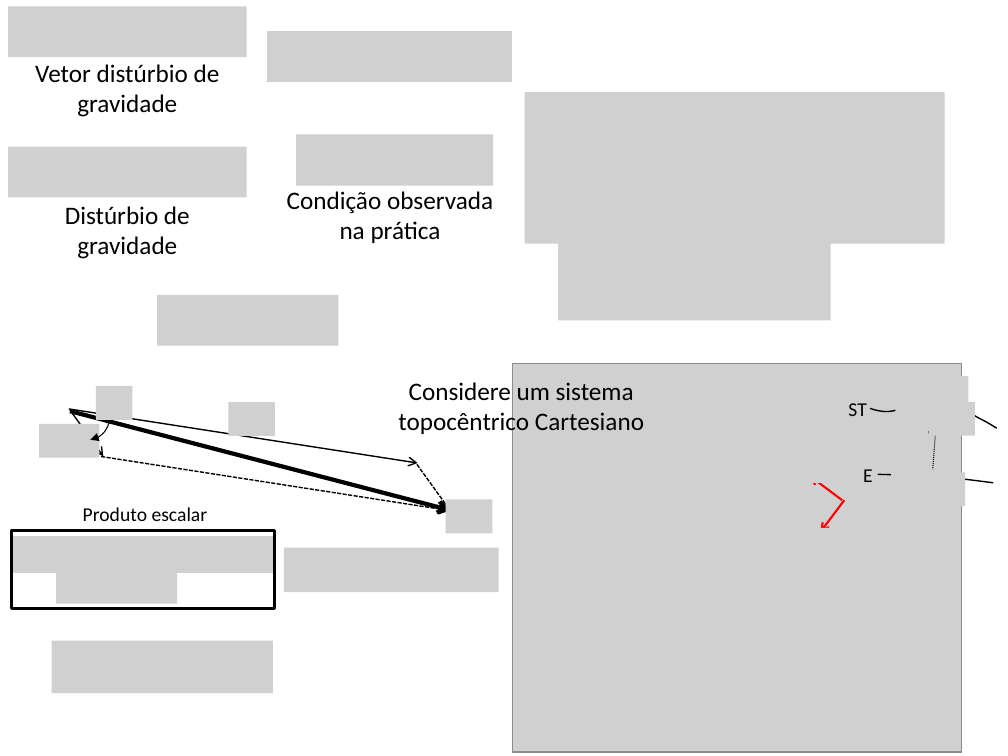
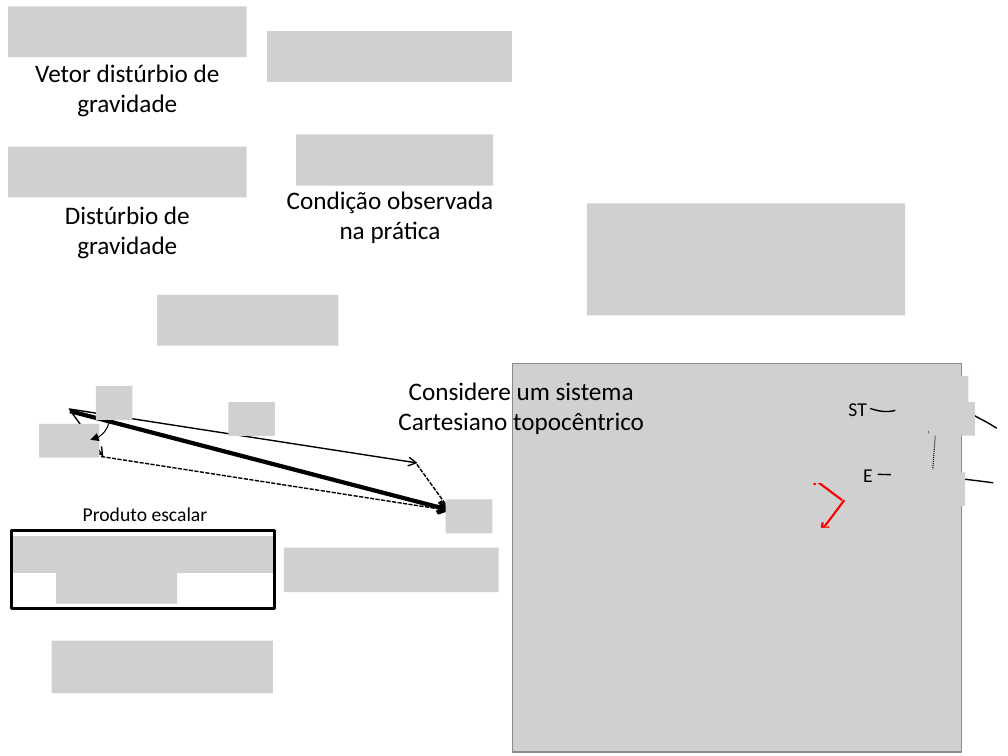
Before and after one commit to pinga-lab/CE-VII-SimBGf-2016, a slide deck: slide 16 of slides/5b_disturbio_gravidade.pptx (slide 17 before the commit). Drawn at 1008x756 pixels with LibreOffice and Linux fonts; fonts in the diff are those of the drawing; grey boxes stand for pictures. Boxes give left, top, right and bottom in pixels: in the first picture for what was removed or moved away, otherwise in the second. Text is boxed around its words. In the diff, an @@ line names an element or a change of style, - is before the commit and + after.

```diff
--- a/slides/5b_disturbio_gravidade.pptx
+++ b/slides/5b_disturbio_gravidade.pptx
@@ picture removed at [524,93,944,244] @@
@@ picture: place and size @@
-picture at [558,230,831,321]
+picture at [587,204,905,316]
@@ text at [398,382,644,434]: text changed @@
-Considere um sistema topocêntrico Cartesiano
+Considere um sistema Cartesiano topocêntrico
```
Also in this commit, not shown: 8 other slides changed, 3 slides added, 1 slide removed.
